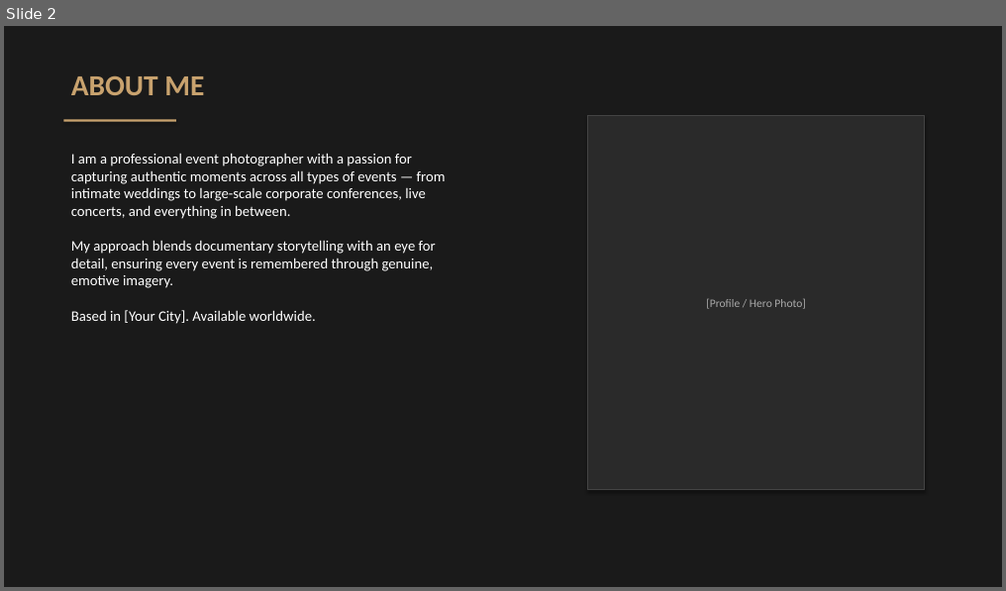
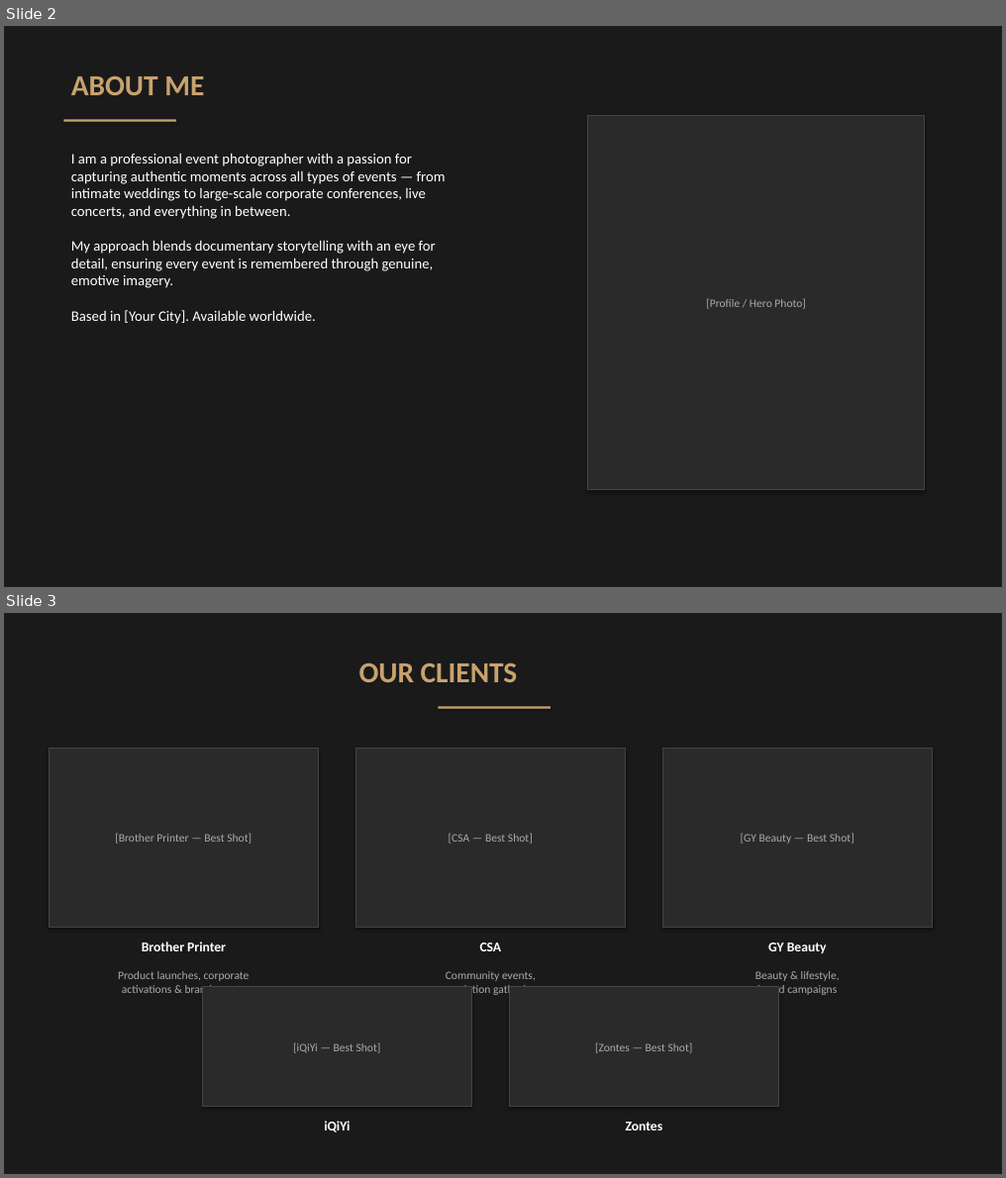
Before and after one commit to 429Studio/awesome-claude-prompts, a slide deck: Event_Photo_Portfolio.pptx. Shown one above the other, each under a label of ours: slide 2 before the commit, slides 2 and 3 after it. The pictures are 1006x591 and 1006x1178 pixels, drawn with LibreOffice and Linux fonts; fonts in the diff are those of the drawing. Boxes give left, top, right and bottom in pixels: in the first picture for what was removed or moved away, otherwise in the second. Text is boxed around its words. In the diff, an @@ line names an element or a change of style, - is before the commit and + after.

```diff
--- a/Event_Photo_Portfolio.pptx
+++ b/Event_Photo_Portfolio.pptx
@@ slide 3 added at [4,613,1002,1174], background #1A1A1A @@
@@ text added at [359,663,518,682], 28 pt, text #C8A26E, bold @@
+OUR CLIENTS
@@ rectangle added at [439,707,550,709], fill #C8A26E @@
@@ rectangle added at [49,748,319,928], fill #2A2A2A, outline #444444 1 pt, 11 pt, text #AAAAAA @@
+[Brother Printer — Best Shot]
@@ rectangle added at [355,748,626,928], fill #2A2A2A, outline #444444 1 pt, 11 pt, text #AAAAAA @@
+[CSA — Best Shot]
@@ rectangle added at [662,748,933,928], fill #2A2A2A, outline #444444 1 pt, 11 pt, text #AAAAAA @@
+[GY Beauty — Best Shot]
@@ text added at [142,942,226,952], 13 pt, text #FFFFFF, bold @@
+Brother Printer
@@ text added at [480,943,502,952], 13 pt, text #FFFFFF, bold @@
+CSA
@@ text added at [768,943,827,954], 13 pt, text #FFFFFF, bold @@
+GY Beauty
@@ text added at [118,971,250,996], 11 pt, text #AAAAAA @@
+Product launches, corporate
+activations & brand events
@@ rectangle added at [202,987,472,1107], fill #2A2A2A, outline #444444 1 pt, 11 pt, text #AAAAAA @@
+[iQiYi — Best Shot]
@@ text added at [439,971,542,995], 11 pt, text #AAAAAA @@
+Community events,
+association gatherings
@@ rectangle added at [509,987,779,1107], fill #2A2A2A, outline #444444 1 pt, 11 pt, text #AAAAAA @@
+[Zontes — Best Shot]
@@ text added at [755,971,840,995], 11 pt, text #AAAAAA @@
+Beauty & lifestyle,
+brand campaigns
@@ text added at [324,1121,350,1133], 13 pt, text #FFFFFF, bold @@
+iQiYi
@@ text added at [626,1122,663,1131], 13 pt, text #FFFFFF, bold @@
+Zontes
```
Also in this commit, not shown: 5 other slides added, 5 slides removed, 1 other file.
